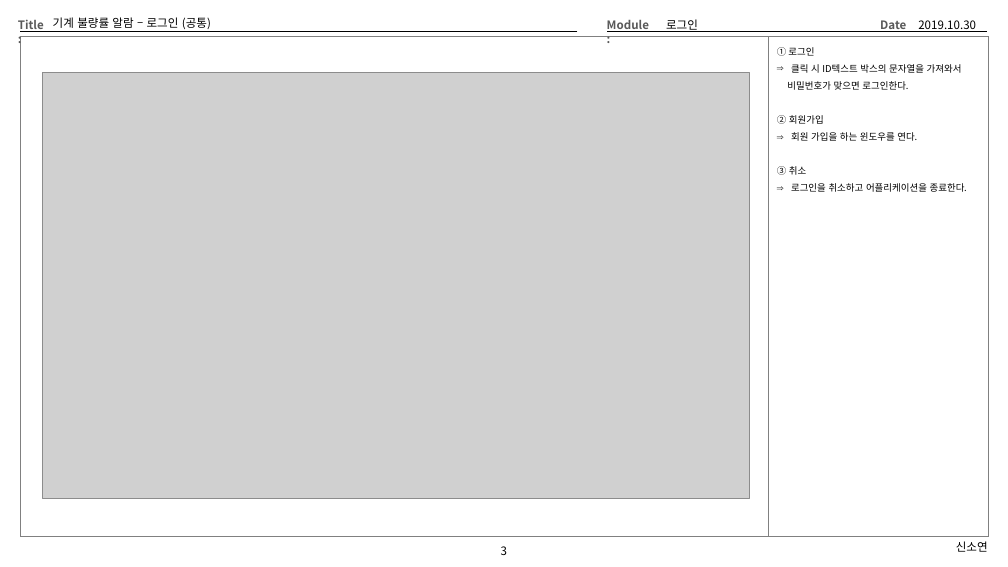
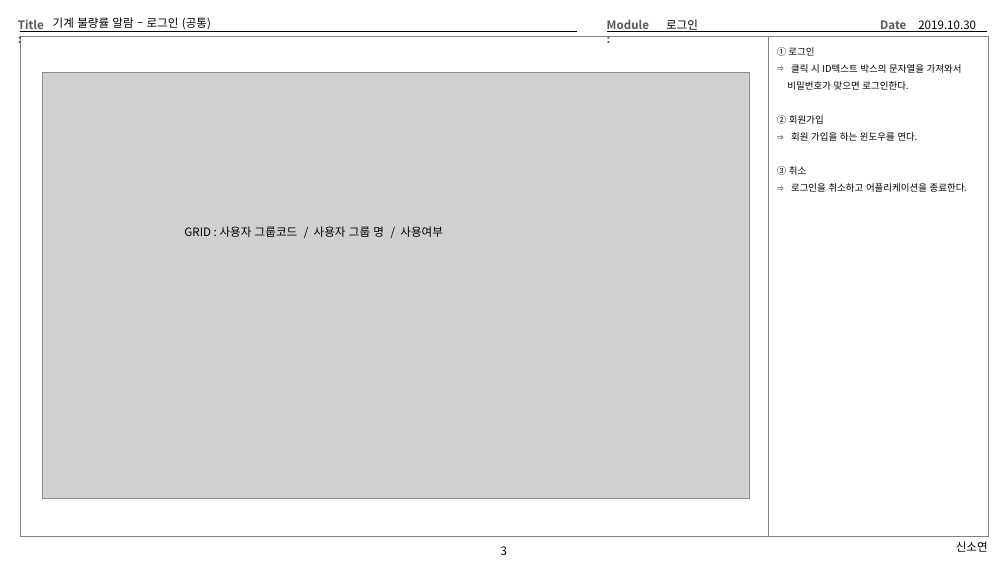
Before and after one commit to Cliedy-s/Team4, a slide deck: slide 3 of source/TEMP/Team4화면설계.pptx. Drawn at 1008x567 pixels with LibreOffice and Linux fonts; fonts in the diff are those of the drawing; grey boxes stand for pictures. Boxes give left, top, right and bottom in pixels: in the first picture for what was removed or moved away, otherwise in the second. Text is boxed around its words. In the diff, an @@ line names an element or a change of style, - is before the commit and + after.

```diff
--- a/source/TEMP/Team4화면설계.pptx
+++ b/source/TEMP/Team4화면설계.pptx
@@ text added at bbox=[184, 226, 443, 237], 11 pt, text #000000 @@
+GRID : 사용자 그룹코드 / 사용자 그룹 명 / 사용여부
```
Also in this commit, not shown: 15 slides added, 42 other files.
